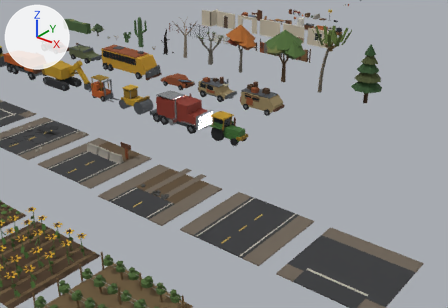
An edit to the glTF model Game/public/assets/models/props.glb, drawn before and after from the same camera.
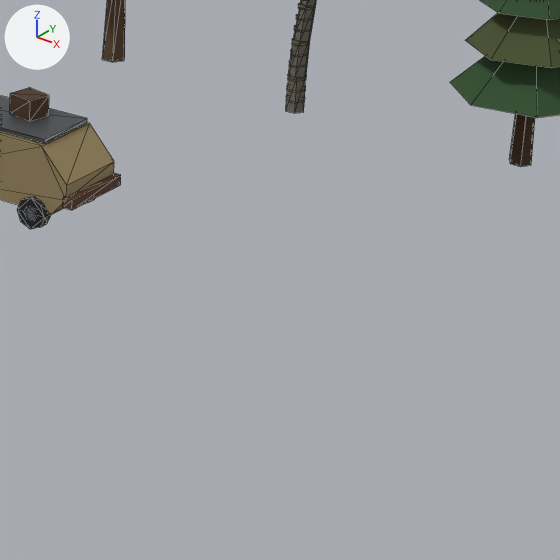
Each version is shown from a 50 mm lens placed at (59.9, -19.3, 28.0), pointed at (20.0, 30.5, -2.9), then close up on the part from 58% to 83% of the width and 23% to 59% of the height. Every picture has the same lights, and +X, +Y and +Z are marked at upper left. The last two pictures show the newer version. The close-ups show mesh edges as thin lines. Where no turn or scale is listed for an object, it has been applied to the vertices.

In view in the first close-up: 'Car_VanRust', 'Tree_Oak', 'Tree_Palm', 'Tree_Pine'.
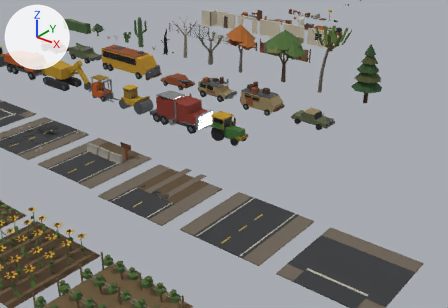
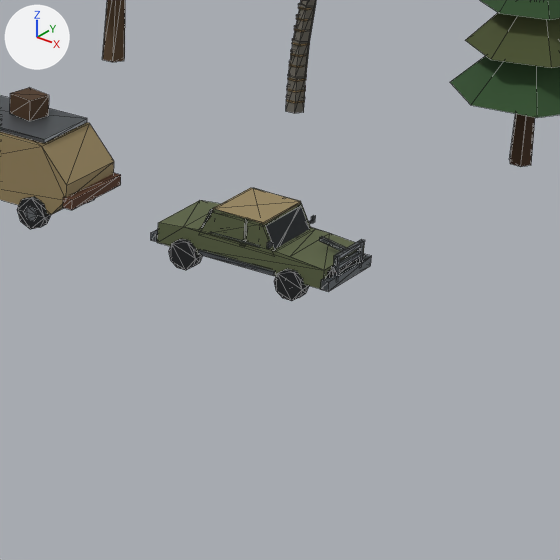
The change in detail:
Mesh me_car_rammer_001 is new.
It has 404 vertices, 644 faces and spans x -2.37..2.37, y -1.02..1.02, z 0.03..1.64.
It uses material mat_v_paintolive (dark green #5f6746).
It uses material mat_v_painttan (brown #9d8b63).
It uses material mat_v_glass (black #131b21).
It uses material mat_v_chrome (light grey #bbbec1).
It uses material mat_v_metal (grey #71767b).
It uses material mat_v_light (beige #cac4a9).
It uses material mat_v_burnt (black #141312).
It uses material mat_v_plate (dark grey #595f63).
It uses material mat_v_seat (brown #413528).
It uses material mat_v_tyre (black #181a1c).
It uses material mat_v_hub (grey #8b9094).
Object 'Car_Rammer' (ob_car_rammer) is new; it shows me_car_rammer_001.
Its location is (26.82, 38.18, 0.0).

Changed parts and their boxes [x1, y1, x2, y2] in the close-ups (560 x 560 px):
'Car_Rammer', added
    after: [151, 188, 372, 301]
    faces in mat_v_paintolive (dark green #5f6746): [157, 188, 364, 289]
    faces in mat_v_painttan (brown #9d8b63): [213, 188, 301, 224]
    faces in mat_v_tyre (black #181a1c): [169, 238, 309, 301]
    faces in mat_v_metal (grey #71767b): [198, 216, 365, 276]
    faces in mat_v_glass (black #131b21): [201, 206, 310, 249]
